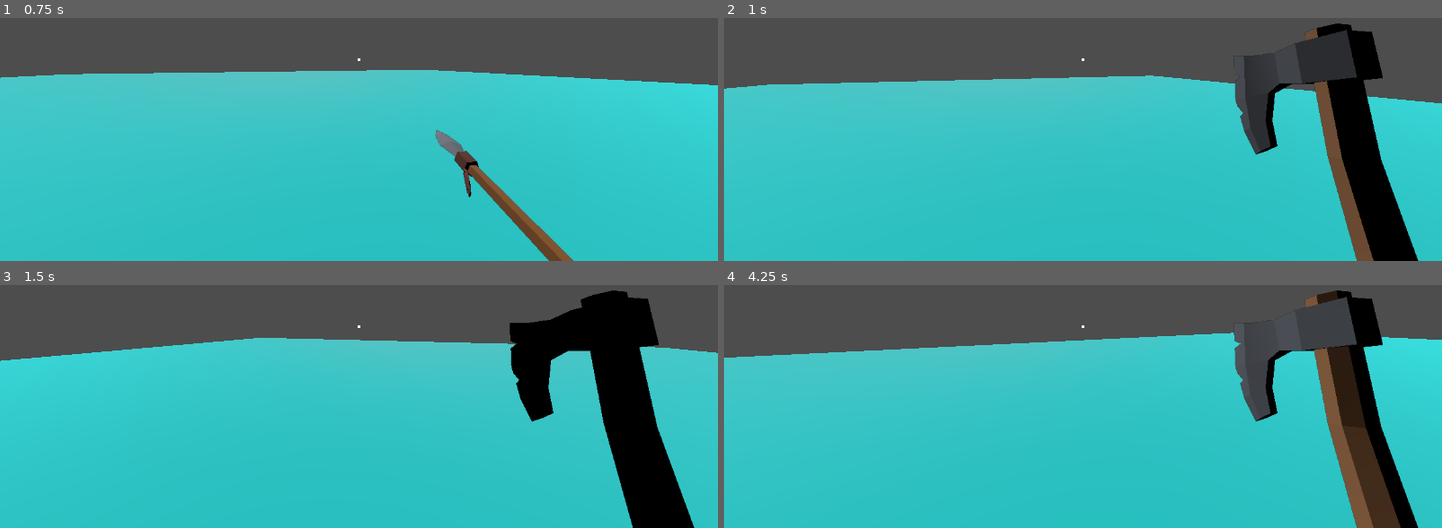
Above: before the commit, frames 1-4 (two rows, left to right).
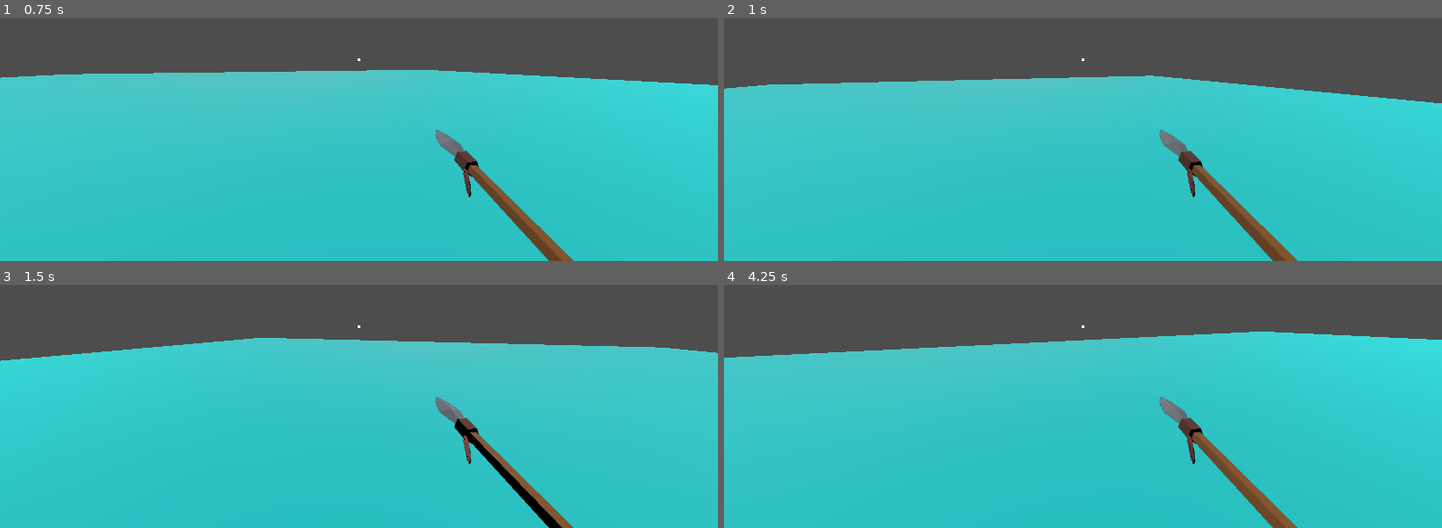
Above: after the commit, the same moments.

Repository: Salach-Malejkum/brackeys-game-jam
Game: Godot game, scene res://Scenes/cheems_testing_stuff.tscn
Two runs of this game, one before a commit and one after it. Both use one fixed random seed, a clock stepped at 60 frames per second and the inputs below.
Inputs (mouse positions are in pixels of both pictures, inside the frame that each line leads up to):
- Up to frame 1 (0.75 s): move the mouse to (394, 56) at 0.52 s; hold W (Up) from 0.53 s (still down); tap E (E) at 0.6 s
- Up to frame 2 (1 s): keep holding W (Up); tap Space (jump) at 0.77 s; tap 2 (EqSlot2) at 0.8 s
- Up to frame 3 (1.5 s): keep holding W (Up); move the mouse to (323, 328) at 1.27 s; tap 2 (EqSlot2) at 1.35 s
- Up to frame 4 (4.25 s): keep holding W (Up); tap Space (jump) at 1.52, 3.02, 3.77 s; tap 3 (EqSlot3) at 1.55, 2.1 s; move the mouse to (1097, 319) at 2.02 s; tap G (drop) at 2.3, 2.85 s; tap Enter at 2.75 s; move the mouse to (1075, 333) at 2.77 s; tap E (E) at 3.05, 3.6 s; move the mouse to (1133, 331) at 3.52 s; tap 2 (EqSlot2) at 3.8 s

Frame 1 is identical in both runs. In frame 2, 11% of the frame differs, in the area x 60-97%, y 2-100%; in frame 3, 12%; in frame 4, 11%.

Commit message:
Add item pickup and throw

Diff:
--- a/Scenes/Characters/player.tscn
+++ b/Scenes/Characters/player.tscn
@@ -344,6 +344,9 @@
 }
 speed_scale = 1.5
 
+[node name="LeftHand" type="Node3D" parent="CamRotate/Head/Camera3D"]
+transform = Transform3D(0.395757, 0.247278, -0.884438, -0.120764, 0.968717, 0.216803, 0.910381, 0.0210072, 0.413239, -0.8044, -0.406472, -0.510739)
+
 [node name="RayCast3D" type="RayCast3D" parent="CamRotate/Head"]
 transform = Transform3D(1, 0, 0, 0, 1, 0, 0, 0, 1, 0, 0.563279, 0)
 target_position = Vector3(0, 0, -3.44)
@@ -386,5 +389,14 @@
 text = "Press E to control the ship"
 alignment = 1
 
+[node name="PickupLabel" type="Label" parent="PlayerUI"]
+visible = false
+offset_left = 625.0
+offset_top = 308.0
+offset_right = 740.0
+offset_bottom = 331.0
+size_flags_horizontal = 8
+text = "[E] Pickup item"
+
 [editable path="CamRotate/Head/Camera3D/RightHand/Axe/Axe"]
 [editable path="CamRotate/Head/Camera3D/RightHand/Blunderbussy/Blunderbuss"]
--- a/Scenes/Rigidbodies/AxeBody.tscn
+++ b/Scenes/Rigidbodies/AxeBody.tscn
@@ -1,5 +1,6 @@
-[gd_scene load_steps=3 format=3 uid="uid://d1tieo71a8swv"]
+[gd_scene load_steps=4 format=3 uid="uid://d1tieo71a8swv"]
 
+[ext_resource type="Script" path="res://Scripts/Items/ItemScript.gd" id="1_nwewx"]
 [ext_resource type="PackedScene" uid="uid://dc8whpkd25d43" path="res://Art/Pirate Low Poly Pack/Axe.fbx" id="1_qtcxv"]
 
 [sub_resource type="BoxShape3D" id="BoxShape3D_rxvw3"]
@@ -7,9 +8,14 @@
 
 [node name="Axe" type="RigidBody3D"]
 collision_layer = 2
+script = ExtResource("1_nwewx")
+hand_appearence = ExtResource("1_qtcxv")
+item_name = "Axe"
 
 [node name="CollisionShape3D" type="CollisionShape3D" parent="."]
 transform = Transform3D(1, 0, 0, 0, 1, 0, 0, 0, 1, -0.0072174, 0.00519016, -0.190629)
 shape = SubResource("BoxShape3D_rxvw3")
 
 [node name="Axe" parent="." instance=ExtResource("1_qtcxv")]
+
+[editable path="Axe"]
--- a/Scenes/Rigidbodies/BarrelBody.tscn
+++ b/Scenes/Rigidbodies/BarrelBody.tscn
@@ -1,12 +1,16 @@
-[gd_scene load_steps=3 format=3 uid="uid://d4ceeda7wfsf7"]
+[gd_scene load_steps=4 format=3 uid="uid://d4ceeda7wfsf7"]
 
 [ext_resource type="PackedScene" uid="uid://xnsxefqhl1yt" path="res://Art/Pirate Low Poly Pack/LargeBarrel.fbx" id="1_p158g"]
+[ext_resource type="Script" path="res://Scripts/Items/ItemScript.gd" id="1_qsvop"]
 
 [sub_resource type="BoxShape3D" id="BoxShape3D_rxvw3"]
 size = Vector3(0.798228, 0.963557, 0.657112)
 
 [node name="Barrel" type="RigidBody3D"]
 collision_layer = 2
+script = ExtResource("1_qsvop")
+hand_appearence = ExtResource("1_p158g")
+item_name = "Barrel"
 
 [node name="LargeBarrel" parent="." instance=ExtResource("1_p158g")]
 
--- a/Scenes/Rigidbodies/BlunderBussBody.tscn
+++ b/Scenes/Rigidbodies/BlunderBussBody.tscn
@@ -1,5 +1,6 @@
-[gd_scene load_steps=3 format=3 uid="uid://byhyrg8ohsu1l"]
+[gd_scene load_steps=4 format=3 uid="uid://byhyrg8ohsu1l"]
 
+[ext_resource type="Script" path="res://Scripts/Items/ItemScript.gd" id="1_e88i6"]
 [ext_resource type="PackedScene" uid="uid://be7fneci27340" path="res://Art/Pirate Low Poly Pack/Blunderbuss.fbx" id="1_kx5nt"]
 
 [sub_resource type="BoxShape3D" id="BoxShape3D_rxvw3"]
@@ -7,6 +8,9 @@
 
 [node name="Blunderbuss" type="RigidBody3D"]
 collision_layer = 2
+script = ExtResource("1_e88i6")
+hand_appearence = ExtResource("1_kx5nt")
+item_name = "Blunderbuss"
 
 [node name="Blunderbuss" parent="." instance=ExtResource("1_kx5nt")]
 
--- a/Scenes/Rigidbodies/BottleBody.tscn
+++ b/Scenes/Rigidbodies/BottleBody.tscn
@@ -1,4 +1,7 @@
-[gd_scene load_steps=6 format=4 uid="uid://bje82040giq76"]
+[gd_scene load_steps=8 format=4 uid="uid://bje82040giq76"]
+
+[ext_resource type="Script" path="res://Scripts/Items/ItemScript.gd" id="1_0j2f5"]
+[ext_resource type="PackedScene" uid="uid://b1mvfh8506s82" path="res://Art/Pirate Low Poly Pack/Bottle1.fbx" id="2_kydx3"]
 
 [sub_resource type="StandardMaterial3D" id="StandardMaterial3D_gmk7n"]
 resource_name = "DarkBrown"
@@ -73,6 +76,9 @@
 
 [node name="Bottle" type="RigidBody3D"]
 collision_layer = 2
+script = ExtResource("1_0j2f5")
+hand_appearence = ExtResource("2_kydx3")
+item_name = "Bottle"
 
 [node name="Bottle2" type="MeshInstance3D" parent="."]
 transform = Transform3D(100, 0, 0, 0, -4.37114e-06, 100, 0, -100, -4.37114e-06, 0, 0, 0)
--- a/Scenes/Rigidbodies/BucketBody.tscn
+++ b/Scenes/Rigidbodies/BucketBody.tscn
@@ -1,4 +1,7 @@
-[gd_scene load_steps=6 format=4 uid="uid://f4bwhkllgy0a"]
+[gd_scene load_steps=8 format=4 uid="uid://f4bwhkllgy0a"]
+
+[ext_resource type="Script" path="res://Scripts/Items/ItemScript.gd" id="1_7i8cg"]
+[ext_resource type="PackedScene" uid="uid://bg325lleq6tij" path="res://Art/Pirate Low Poly Pack/Bucket.fbx" id="2_8tgyo"]
 
 [sub_resource type="BoxShape3D" id="BoxShape3D_rxvw3"]
 size = Vector3(0.455221, 0.236475, 0.458195)
@@ -75,6 +78,9 @@
 
 [node name="Bucket" type="RigidBody3D"]
 collision_layer = 2
+script = ExtResource("1_7i8cg")
+hand_appearence = ExtResource("2_8tgyo")
+item_name = "Bucket"
 
 [node name="CollisionShape3D" type="CollisionShape3D" parent="."]
 transform = Transform3D(1, 0, 0, 0, 1, 0, 0, 0, 1, 0.00394178, 0.121068, 0.00295088)
--- a/Scenes/Rigidbodies/ChestBody.tscn
+++ b/Scenes/Rigidbodies/ChestBody.tscn
@@ -1,15 +1,21 @@
-[gd_scene load_steps=3 format=3 uid="uid://dcs144qd7nrp2"]
+[gd_scene load_steps=4 format=3 uid="uid://dcs144qd7nrp2"]
 
 [ext_resource type="PackedScene" uid="uid://d370hdahje8ia" path="res://Art/Pirate Low Poly Pack/Chest.fbx" id="1_c2f0a"]
+[ext_resource type="Script" path="res://Scripts/Items/ItemScript.gd" id="1_f0yjt"]
 
 [sub_resource type="BoxShape3D" id="BoxShape3D_rxvw3"]
 size = Vector3(0.889608, 0.462991, 0.44522)
 
 [node name="Chest" type="RigidBody3D"]
 collision_layer = 2
+script = ExtResource("1_f0yjt")
+hand_appearence = ExtResource("1_c2f0a")
+item_name = "Chest"
 
 [node name="Chest" parent="." instance=ExtResource("1_c2f0a")]
 
 [node name="CollisionShape3D" type="CollisionShape3D" parent="."]
 transform = Transform3D(1, 0, 0, 0, 1, 0, 0, 0, 1, 0.0112745, 0.2107, 0.00977976)
 shape = SubResource("BoxShape3D_rxvw3")
+
+[editable path="Chest"]
--- a/Scenes/Rigidbodies/WoodBody.tscn
+++ b/Scenes/Rigidbodies/WoodBody.tscn
@@ -1,5 +1,6 @@
-[gd_scene load_steps=3 format=3 uid="uid://ct7nrxjxwpsec"]
+[gd_scene load_steps=4 format=3 uid="uid://ct7nrxjxwpsec"]
 
+[ext_resource type="Script" path="res://Scripts/Items/ItemScript.gd" id="1_7xpaq"]
 [ext_resource type="PackedScene" uid="uid://d2jcwybu88k24" path="res://Art/Pirate Low Poly Pack/WoodPlank.fbx" id="1_wj5i1"]
 
 [sub_resource type="BoxShape3D" id="BoxShape3D_rxvw3"]
@@ -7,6 +8,9 @@
 
 [node name="WoodPlank" type="RigidBody3D"]
 collision_layer = 2
+script = ExtResource("1_7xpaq")
+hand_appearence = ExtResource("1_wj5i1")
+item_name = "Wood"
 
 [node name="WoodPlank" parent="." instance=ExtResource("1_wj5i1")]
 
--- /dev/null
+++ b/Scripts/Items/ItemScript.gd
@@ -0,0 +1,5 @@
+extends RigidBody3D
+class_name Item
+
+@export var hand_appearence: PackedScene = null
+@export var item_name: String = ""
--- a/Scripts/player_test.gd
+++ b/Scripts/player_test.gd
@@ -13,12 +13,25 @@
 @onready var raycast = $CamRotate/Head/RayCast3D
 @onready var control_text = $PlayerUI/LineEdit
 @onready var ship = $"../Ship"
+@onready var pickup_hint = $PlayerUI/PickupLabel
 
 #eq slots
 @onready var spear_model = $CamRotate/Head/Camera3D/RightHand/Spear
 @onready var axe_model = $CamRotate/Head/Camera3D/RightHand/Axe
 @onready var blunderbuss_model = $CamRotate/Head/Camera3D/RightHand/Blunderbussy
 
+@onready var left_hand = $CamRotate/Head/Camera3D/LeftHand
+var holding_item : String = ""
+
+var throwable = {
+	"Bottle": preload("res://Scenes/Rigidbodies/BottleBody.tscn"),
+	"Bucket": preload("res://Scenes/Rigidbodies/BucketBody.tscn"),
+	"Axe": preload("res://Scenes/Rigidbodies/AxeBody.tscn"),
+	"Barrel": preload("res://Scenes/Rigidbodies/BarrelBody.tscn"),
+	"Chest": preload("res://Scenes/Rigidbodies/ChestBody.tscn"),
+	"Wood": preload("res://Scenes/Rigidbodies/WoodBody.tscn"),
+}
+
 #eq animations
 @onready var axe_anim = $CamRotate/Head/Camera3D/RightHand/Axe/AnimationPlayer
 @onready var blunderbuss_anim = $CamRotate/Head/Camera3D/RightHand/Blunderbussy/AnimationPlayer
@@ -31,11 +44,15 @@
 @export var spear_gravity_scale = 1.0
 @export var spear_mass = 1.0
 @export var spear_prediction_v_multiplier = 15.5
+
 var spear_packaged = preload("res://Scenes/Rigidbodies/Spear.tscn")
 var thrown_spear_instance : RigidBody3D = null
 var active = true
 var eq_item_selected = 1
 var last_ray_cast_collider: Hole = null
+
+var has_axe = false
+var has_weapon = false
 
 
 func _ready():
@@ -62,10 +79,14 @@
 		camera.rotation.x = clamp(camera.rotation.x, deg_to_rad(-40), deg_to_rad(60))
 	elif Input.is_action_just_pressed("EqSlot1"):
 		_models_turn_visibility(1)
-	elif Input.is_action_just_pressed("EqSlot2"):
+	elif Input.is_action_just_pressed("EqSlot2") and has_axe:
 		_models_turn_visibility(2)
-	elif Input.is_action_just_pressed("EqSlot3"):
+	elif Input.is_action_just_pressed("EqSlot3") and has_weapon:
 		_models_turn_visibility(3)
+	elif Input.is_action_just_pressed("E"):
+		_item_pickup(raycast.get_collider())
+	elif Input.is_action_just_pressed("drop"):
+		_throw_item()
 
 
 func _models_turn_visibility(toggle_id):
@@ -133,6 +154,11 @@
 	t_bob += delta * velocity.length() * float(is_on_floor())
 	camera.transform.origin = _headbob(t_bob)
 	raycast.transform.origin = camera.transform.origin
+
+	if raycast.get_collider() is Item:
+		pickup_hint.visible = true
+	else:
+		pickup_hint.visible = false
 
 	handle_holes(raycast.get_collider())
 
@@ -223,6 +249,36 @@
 		line_start = line_end
 
 
+func _item_pickup(raycast_collider: Object):
+	if raycast_collider is Item and left_hand.get_child_count() == 0:
+		if raycast_collider.name.begins_with("Axe") and not has_axe:
+			has_axe = true
+		elif raycast_collider.name.begins_with("Blunderbuss") and not has_weapon:
+			has_weapon = true
+		else:
+			var item_prefab = raycast_collider.hand_appearence.instantiate()
+			print(raycast_collider.item_name)
+			holding_item = raycast_collider.item_name
+			left_hand.add_child(item_prefab)
+			item_prefab.transform = left_hand.transform
+			item_prefab.get_child(0).set_layer_mask_value(2, true)
+			item_prefab.get_child(0).set_layer_mask_value(1, false)
+
+		raycast_collider.queue_free()
+
+
+func _throw_item():
+	if holding_item != "" and throwable.has(holding_item):
+		var to_throw_instance: RigidBody3D = throwable[holding_item].instantiate()
+		get_parent().add_child(to_throw_instance)
+		to_throw_instance.global_transform = left_hand.global_transform
+		to_throw_instance.apply_force(left_hand.transform.basis * Vector3(0, 0, -50 * 10))
+		left_hand.get_child(0).queue_free()
+		holding_item = ""
+
+
+
+
 func _raycast_query(pointA, pointB) -> Dictionary:
 	var space_state = get_world_3d().direct_space_state
 	var query = PhysicsRayQueryParameters3D.create(pointA, pointB, 1<<0)
